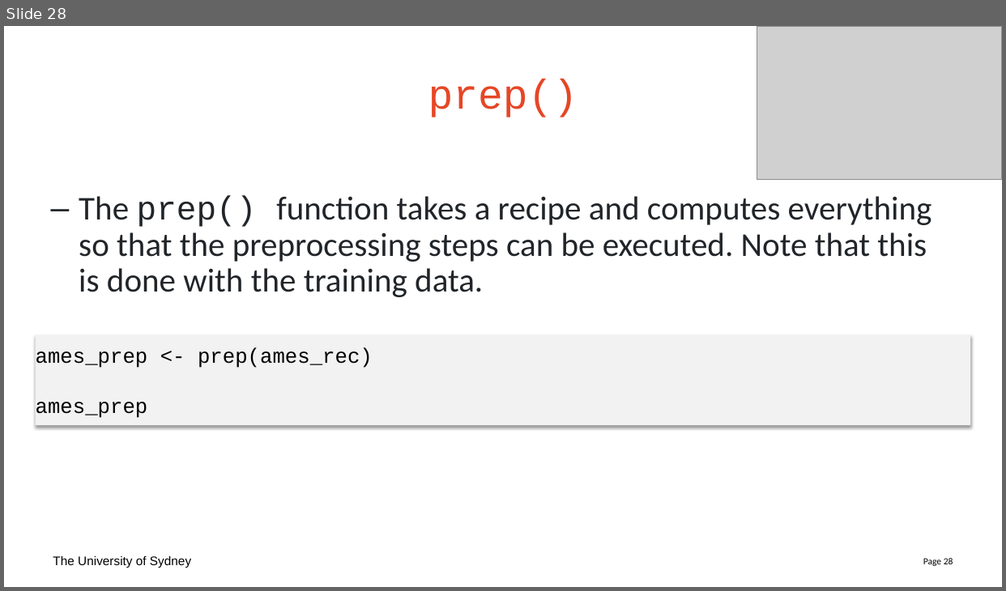
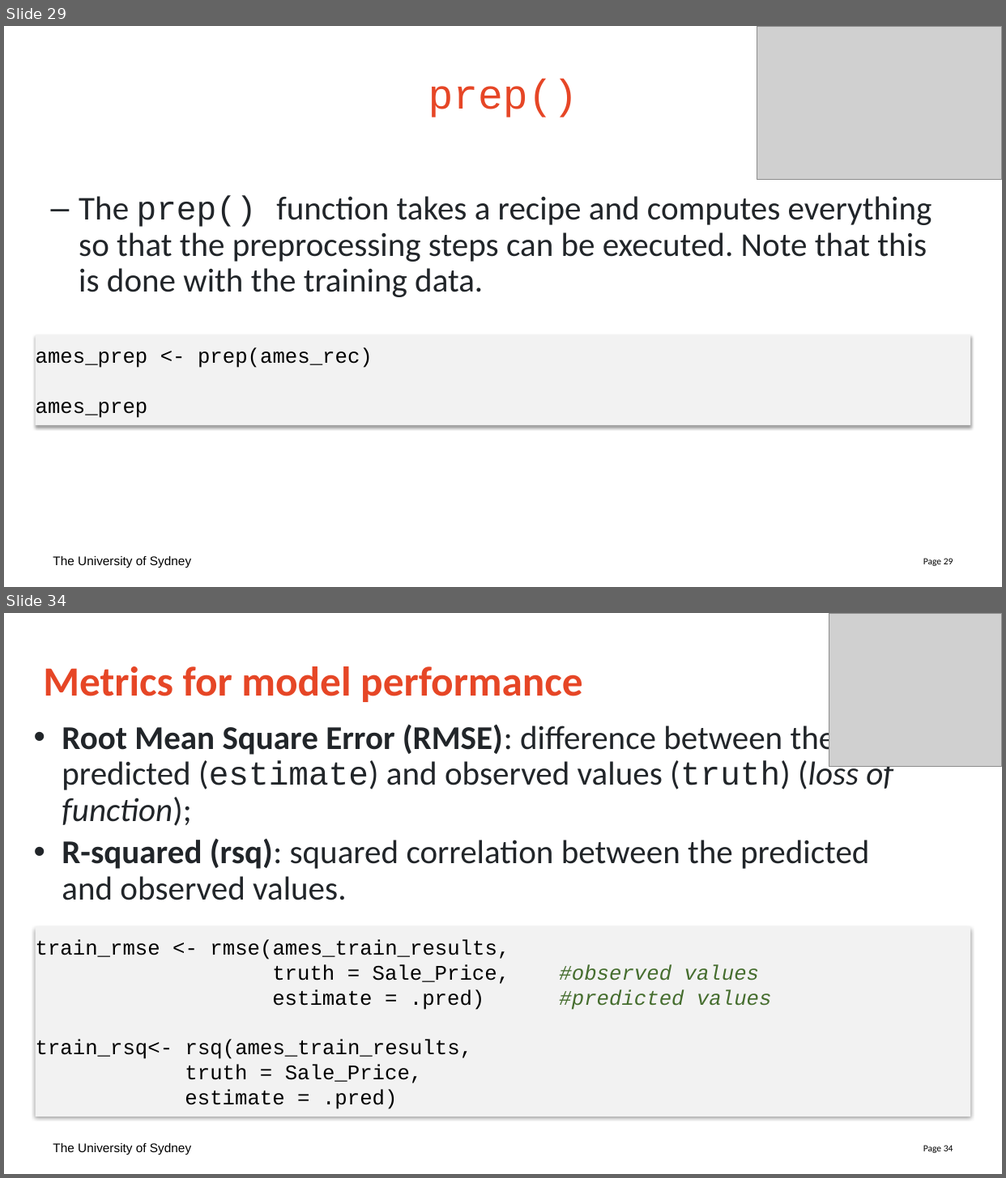
Before and after one commit to Sydney-Informatics-Hub/lessons_mlr_tidymodels, a slide deck: slides/slides.pptx. Shown one above the other, each under a label of ours: slide 28 before the commit, slides 29 and 34 after it; the slides between them are not shown. The pictures are 1006x591 and 1006x1178 pixels, drawn with LibreOffice and Linux fonts; fonts in the diff are those of the drawing; grey boxes stand for pictures. Boxes give left, top, right and bottom in pixels: in the first picture for what was removed or moved away, otherwise in the second. Text is boxed around its words. In the diff, an @@ line names an element or a change of style, - is before the commit and + after.

```diff
--- a/slides/slides.pptx
+++ b/slides/slides.pptx
@@ slide 34 added at bbox=[4, 613, 1002, 1174], background #FFFFFF; not listed: 2 template elements that a slide beside it also shows @@
@@ picture added at bbox=[829, 613, 1002, 766] @@
@@ title added at bbox=[43, 666, 583, 702], 40 pt, text #E64626, bold @@
+Metrics for model performance
@@ text added at bbox=[62, 722, 893, 901], 32 pt, text #212529 @@
+• Root Mean Square Error (RMSE): difference between the predicted (estimate) and observed values (truth) (loss of function);
+• R-squared (rsq): squared correlation between the predicted and observed values.
@@ rectangle added at bbox=[36, 926, 971, 1117], fill #F2F2F2, 20 pt, text #000000 @@
+train_rmse <- rmse(ames_train_results,
+truth = Sale_Price, #observed values
+estimate = .pred) #predicted values
+train_rsq<- rsq(ames_train_results,
+truth = Sale_Price,
+estimate = .pred)
@@ what was slide 28 is now slide 29 @@
@@ page number at bbox=[923, 558, 953, 566]: text changed @@
-Page 28
+Page 29
```
Also in this commit, not shown: 3 slides changed, 15 other slides added, 8 other files.
